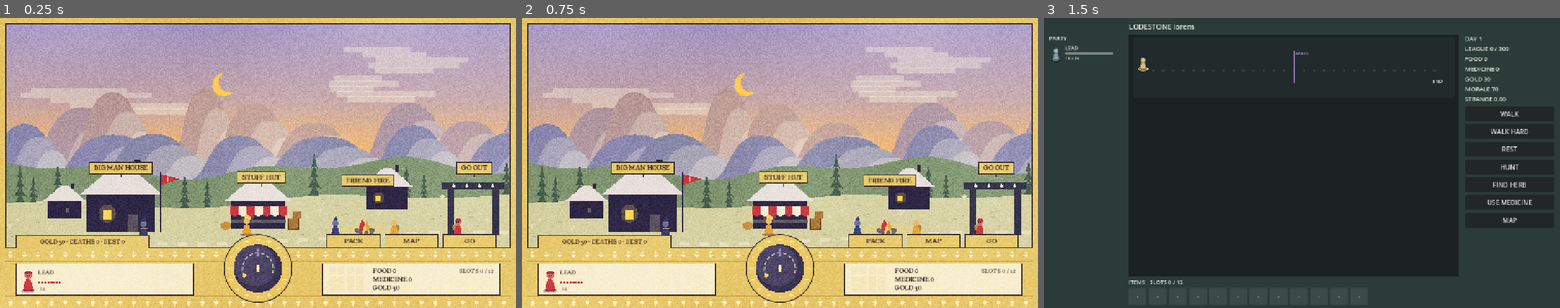
Above: before the commit, frames 1-3 (left to right).
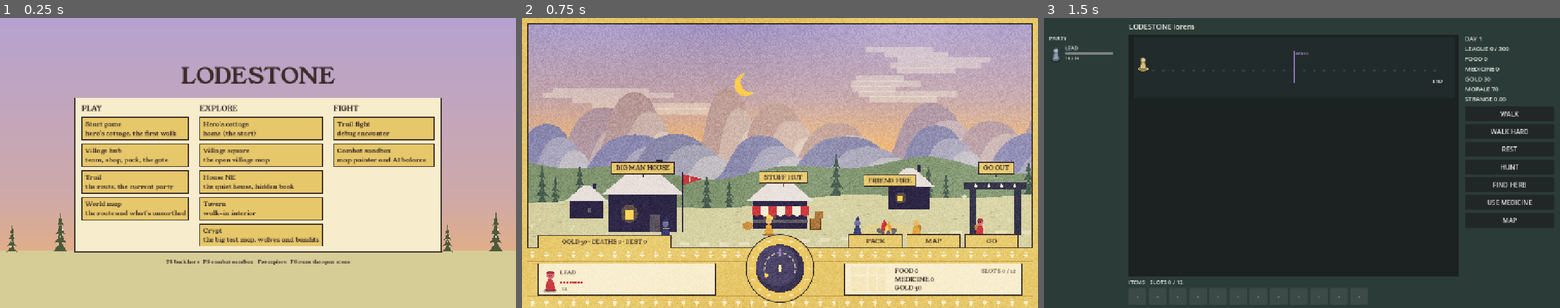
Above: after the commit, the same moments.

Repository: BrandonSigil/lodestone
Game: Godot game, scene res://scenes/launch.tscn
Same seed, same stepped clock (60 frames per second), same inputs: the game is played once before the commit and once after it. Before the commit the project starts from res://scenes/village.tscn.
Inputs (mouse positions are in pixels of both pictures, inside the frame that each line leads up to):
- Up to frame 1 (0.25 s): no input
- Up to frame 2 (0.75 s): click (656, 154) at 0.5 s, where only the run after the commit has a clickable "Village hub team, shop, pack,…"
- Up to frame 3 (1.5 s): click "GO" at 1.25 s

The runs differ from the first frame. In frame 1, 78% of the frame differs, in the area x 0-100%, y 0-100%; in frame 2, nothing differs; in frame 3, nothing differs.

Commit message:
Launch menu as the main scene: fast travel to each built place
- New launch screen (scenes/launch.tscn, scripts/launch/launch_menu.gd)
  with one button per place: Start game (hero's cottage, clears the
  explore memory), village hub, trail, world map, each explore map,
  the trail fight and the combat sandbox.
- Main scene is now the launch screen.
- F8 returns to the launch screen from anywhere; F9 and F10 unchanged.
- check.sh smoke-runs the launch scene too.
- current-state.md run instructions updated.

Co-Authored-By: Claude Haiku 5.5 <noreply@anthropic.com>

Diff:
--- a/game/project.godot
+++ b/game/project.godot
@@ -15,7 +15,7 @@
 [application]
 
 config/name="Lodestone"
-run/main_scene="res://scenes/village.tscn"
+run/main_scene="res://scenes/launch.tscn"
 config/features=PackedStringArray("4.7", "GL Compatibility")
 config/icon="res://icon.svg"
 
--- /dev/null
+++ b/game/scenes/launch.tscn
@@ -0,0 +1,12 @@
+[gd_scene load_steps=2 format=3]
+
+[ext_resource type="Script" path="res://scripts/launch/launch_menu.gd" id="1"]
+
+[node name="Launch" type="Control"]
+layout_mode = 3
+anchors_preset = 15
+anchor_right = 1.0
+anchor_bottom = 1.0
+grow_horizontal = 2
+grow_vertical = 2
+script = ExtResource("1")
--- a/game/scripts/core/game.gd
+++ b/game/scripts/core/game.gd
@@ -10,6 +10,7 @@
 const WORLD_MAP := "res://scenes/world_map.tscn"
 const SANDBOX := "res://scenes/combat_sandbox.tscn"  ## developer tool, F9 from any screen
 const EXPLORE := "res://scenes/explore.tscn"  ## walkable map, F10 from any screen for now
+const LAUNCH := "res://scenes/launch.tscn"  ## the fast-travel menu the game opens on, F8 from any screen
 
 var meta := {"flags": [], "runs": 0, "best_distance": 0, "marks": [], "quests": [], "revealed": []}
 var run: RunState = null
@@ -30,9 +31,11 @@
 	load_meta()
 
 
-## Developer shortcuts: F9 opens the combat sandbox, F10 the walkable map, from anywhere.
+## Developer shortcuts from anywhere: F8 the launch menu, F9 the combat sandbox, F10 the walkable map.
 func _unhandled_key_input(event: InputEvent) -> void:
-	if event.pressed and not event.is_echo() and event.keycode == KEY_F9:
+	if event.pressed and not event.is_echo() and event.keycode == KEY_F8:
+		go(LAUNCH)
+	elif event.pressed and not event.is_echo() and event.keycode == KEY_F9:
 		go(SANDBOX)
 	elif event.pressed and not event.is_echo() and event.keycode == KEY_F10:
 		go(EXPLORE)
--- /dev/null
+++ b/game/scripts/launch/launch_menu.gd
@@ -0,0 +1,133 @@
+class_name LaunchMenu
+extends Control
+## The launch screen (the game's main scene): one button per place we've built, so Play opens on a
+## fast-travel menu instead of a developer shortcut. Start game = the hero's cottage, the first walk.
+## F8 returns here from anywhere. Button labels are developer labels, not player text.
+
+const BUTTON_SIZE := Vector2(250, 58)
+
+
+func _ready() -> void:
+	set_anchors_preset(Control.PRESET_FULL_RECT)
+	theme = RisoTheme.make()
+	resized.connect(queue_redraw)
+
+	var margin := MarginContainer.new()
+	margin.set_anchors_preset(Control.PRESET_FULL_RECT)
+	for side in ["margin_left", "margin_right"]:
+		margin.add_theme_constant_override(side, 40)
+	margin.add_theme_constant_override("margin_top", 28)
+	margin.add_theme_constant_override("margin_bottom", 28)
+	add_child(margin)
+
+	var column := VBoxContainer.new()
+	column.alignment = BoxContainer.ALIGNMENT_CENTER
+	column.add_theme_constant_override("separation", 14)
+	margin.add_child(column)
+
+	var title := Label.new()
+	title.text = "LODESTONE"
+	title.horizontal_alignment = HORIZONTAL_ALIGNMENT_CENTER
+	title.add_theme_font_size_override("font_size", 56)
+	column.add_child(title)
+
+	var sections := HBoxContainer.new()
+	sections.alignment = BoxContainer.ALIGNMENT_CENTER
+	sections.add_theme_constant_override("separation", 22)
+	column.add_child(sections)
+	var card := PanelContainer.new()
+	card.add_child(_sections_row())
+	sections.add_child(card)
+
+	var hint := Label.new()
+	hint.text = "F8 back here   F9 combat sandbox   F10 explore   F6 runs the open scene"
+	hint.horizontal_alignment = HORIZONTAL_ALIGNMENT_CENTER
+	hint.add_theme_font_size_override("font_size", 13)
+	column.add_child(hint)
+
+
+## Three columns of places: where the party starts, the walkable maps, and the fights.
+func _sections_row() -> HBoxContainer:
+	var row := HBoxContainer.new()
+	row.add_theme_constant_override("separation", 26)
+	var sections := [
+		["PLAY", [
+			["Start game", "hero's cottage, the first walk", _start_game],
+			["Village hub", "team, shop, pack, the gate", _go.bind(Game.VILLAGE)],
+			["Trail", "the route, the current party", _trail],
+			["World map", "the route and what's unearthed", _go.bind(Game.WORLD_MAP)],
+		]],
+		["EXPLORE", [
+			["Hero's cottage", "home (the start)", _explore.bind("home")],
+			["Village square", "the open village map", _explore.bind("village")],
+			["House NE", "the quiet house, hidden book", _explore.bind("house_ne")],
+			["Tavern", "walk-in interior", _explore.bind("tavern")],
+			["Crypt", "the big test map, wolves and bandits", _explore.bind("crypt")],
+		]],
+		["FIGHT", [
+			["Trail fight", "debug encounter", _trail_fight],
+			["Combat sandbox", "map painter and AI balance", _go.bind(Game.SANDBOX)],
+		]],
+	]
+	for section: Array in sections:
+		var column := VBoxContainer.new()
+		column.add_theme_constant_override("separation", 8)
+		var header := Label.new()
+		header.text = section[0]
+		header.add_theme_font_size_override("font_size", 18)
+		column.add_child(header)
+		for item: Array in section[1]:
+			column.add_child(_button(item[0], item[1], item[2]))
+		row.add_child(column)
+	return row
+
+
+func _button(label: String, desc: String, cb: Callable) -> Button:
+	var b := Button.new()
+	b.text = "%s\n%s" % [label, desc]
+	b.alignment = HORIZONTAL_ALIGNMENT_LEFT
+	b.custom_minimum_size = BUTTON_SIZE
+	b.mouse_default_cursor_shape = Control.CURSOR_POINTING_HAND
+	b.pressed.connect(cb)
+	return b
+
+
+## A new game: the cottage, with no walk remembered yet.
+func _start_game() -> void:
+	Game.explore_memory = {}
+	_explore("home")
+
+
+func _explore(map_name: String) -> void:
+	Game.explore_map = map_name
+	Game.explore_entry = Vector2i(-1, -1)
+	Game.go(Game.EXPLORE)
+
+
+func _trail() -> void:
+	Game.ensure_run()
+	Game.go(Game.TRAIL)
+
+
+func _trail_fight() -> void:
+	Game.ensure_run()
+	Game.go(Game.COMBAT)
+
+
+func _go(path: String) -> void:
+	Game.go(path)
+
+
+func _draw() -> void:
+	var p := Riso.palette_at(0.0)
+	var r := Rect2(Vector2.ZERO, size)
+	Riso.draw_sky(self, r, p.sky_top, p.horizon)
+	var ground_top := size.y * 0.8
+	draw_rect(Rect2(0, ground_top, size.x, size.y - ground_top), p.ground)
+	var x := 30.0
+	var i := 0
+	while x < size.x:
+		var h := 70.0 + 30.0 * float(i % 3)
+		Riso.draw_pine(self, x, ground_top + 6.0, h, p.near, p.light)
+		x += 120.0
+		i += 1
Not shown, added: game/scripts/launch/launch_menu.gd.uid
Not shown, changed: docs/context/current-state.md
Not shown, changed: tools/check.sh
